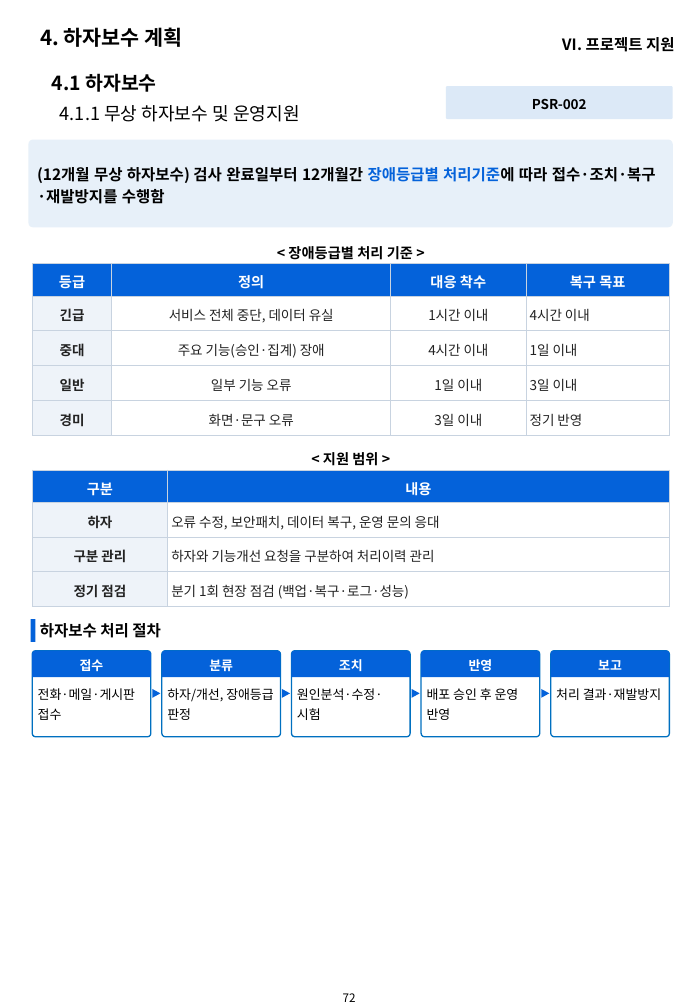
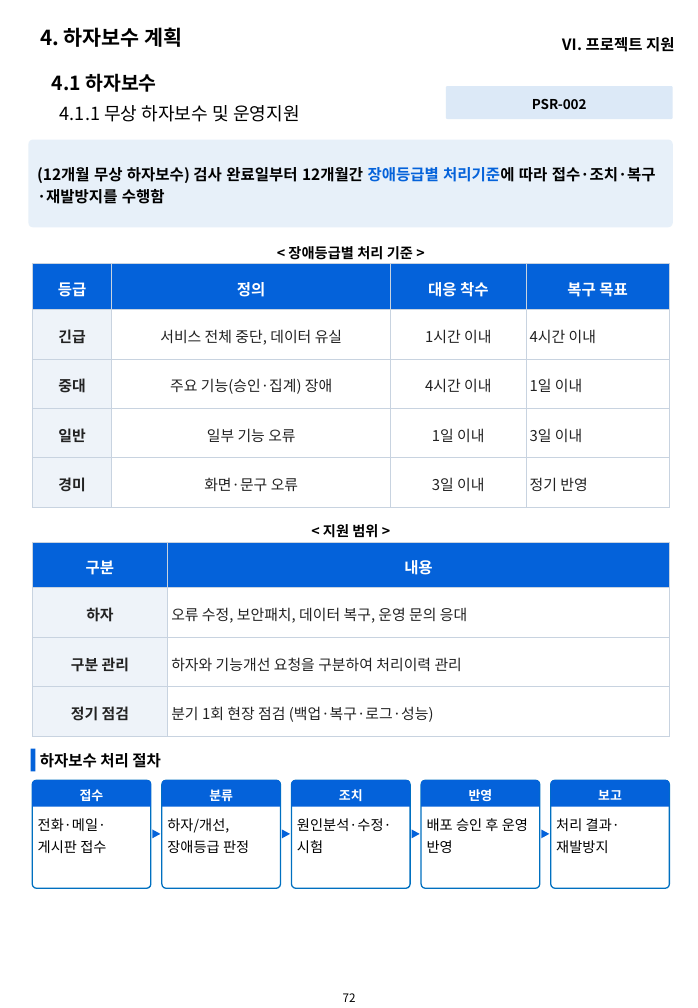
Before and after one commit to hwangsteeve-tech/hbjw, a slide deck: slide 72 of proposals/2026-10_pnu-ai-platform/pnu_proposal.pptx. Drawn at 698x1008 pixels with LibreOffice and Linux fonts; fonts in the diff are those of the drawing; background and template pictures are left out. Boxes give left, top, right and bottom in pixels: in the first picture for what was removed or moved away, otherwise in the second. Text is boxed around its words. In the diff, an @@ line names an element or a change of style, - is before the commit and + after.

```diff
--- a/proposals/2026-10_pnu-ai-platform/pnu_proposal.pptx
+++ b/proposals/2026-10_pnu-ai-platform/pnu_proposal.pptx
@@ table at <box>33,263,670,507</box> @@
@@ size 11 to 12 pt in "등급", "정의", "대응 착수", "복구 목표" @@
@@ size 10.5 to 11.5 pt in "긴급", "서비스 전체 중단, 데이터 유실", "1시간 이내", "4시간 이내" and 12 more places @@
@@ text "< 지원 범위 >": place and size @@
-text "< 지원 범위 >" at <box>323,452,378,466</box>
+text "< 지원 범위 >" at <box>323,524,378,538</box>
@@ table at <box>33,543,669,737</box> @@
@@ size 11 to 12 pt in "구분", "내용" @@
@@ size 10.5 to 11.5 pt @@
@@ table: place and size @@
-table at <box>33,470,669,607</box>
+table at <box>33,543,669,737</box>
@@ 5 round same rects, 1 text, 1 rectangle: place and size @@
-5 round same rects, 1 text, 1 rectangle at <box>31,619,669,677</box>
+5 round same rects, 1 text, 1 rectangle at <box>31,749,669,807</box>
@@ rounded rectangle: place and size @@
-rounded rectangle at <box>33,651,151,737</box>
+rounded rectangle at <box>33,781,151,889</box>
@@ rounded rectangle: place and size @@
-rounded rectangle at <box>162,651,280,737</box>
+rounded rectangle at <box>162,781,280,889</box>
@@ rounded rectangle: place and size @@
-rounded rectangle at <box>291,651,409,737</box>
+rounded rectangle at <box>291,781,409,889</box>
@@ rounded rectangle: place and size @@
-rounded rectangle at <box>422,651,540,737</box>
+rounded rectangle at <box>422,781,540,889</box>
@@ rounded rectangle: place and size @@
-rounded rectangle at <box>551,651,669,737</box>
+rounded rectangle at <box>551,781,669,889</box>
@@ text "전화·메일·게시판 접수": place and size @@
-text "전화·메일·게시판 접수" at <box>38,688,135,720</box>
+text "전화·메일·게시판 접수" at <box>38,818,107,853</box>
@@ text "하자/개선, 장애등급 판정": place and size @@
-text "하자/개선, 장애등급 판정" at <box>167,688,273,720</box>
+text "하자/개선, 장애등급 판정" at <box>167,818,249,853</box>
@@ text "원인분석·수정·시험": place and size @@
-text "원인분석·수정·시험" at <box>297,688,383,720</box>
+text "원인분석·수정·시험" at <box>297,818,392,853</box>
@@ text "배포 승인 후 운영 반영": place and size @@
-text "배포 승인 후 운영 반영" at <box>427,688,519,720</box>
+text "배포 승인 후 운영 반영" at <box>427,818,528,853</box>
@@ 4 triangles: place and size @@
-4 triangles at <box>152,690,549,698</box>
+4 triangles at <box>152,830,549,839</box>
@@ size 10 to 11 pt in 5 elements at <box>38,818,107,853</box>, <box>167,818,249,853</box>, <box>297,818,392,853</box>, <box>427,818,528,853</box>, <box>556,818,620,853</box> @@
@@ text "처리 결과·재발방지": place and size @@
-text "처리 결과·재발방지" at <box>556,688,661,700</box>
+text "처리 결과·재발방지" at <box>556,818,620,853</box>
```
Also in this commit, not shown: 61 other slides changed, 13 other files.
